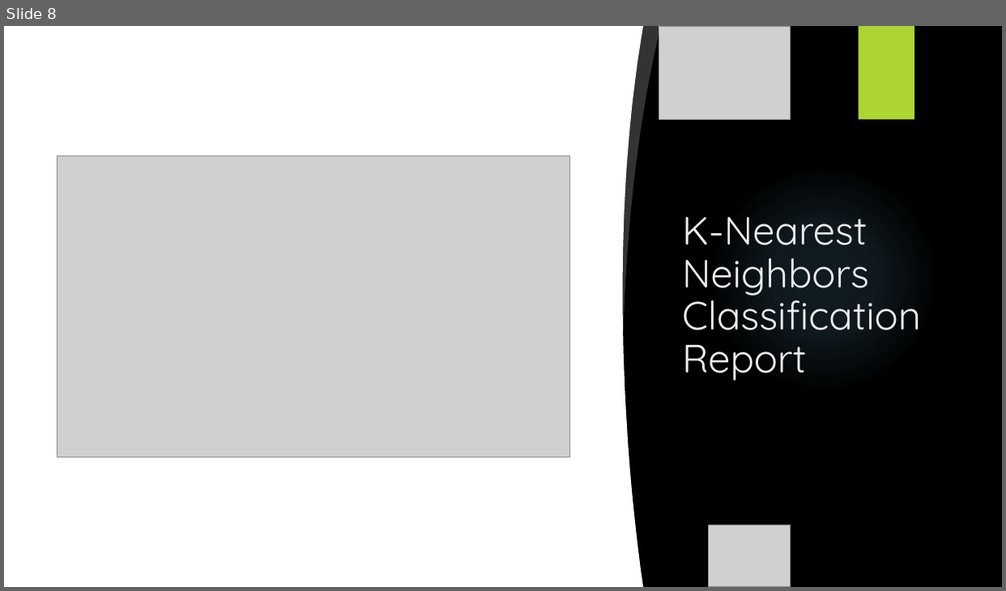
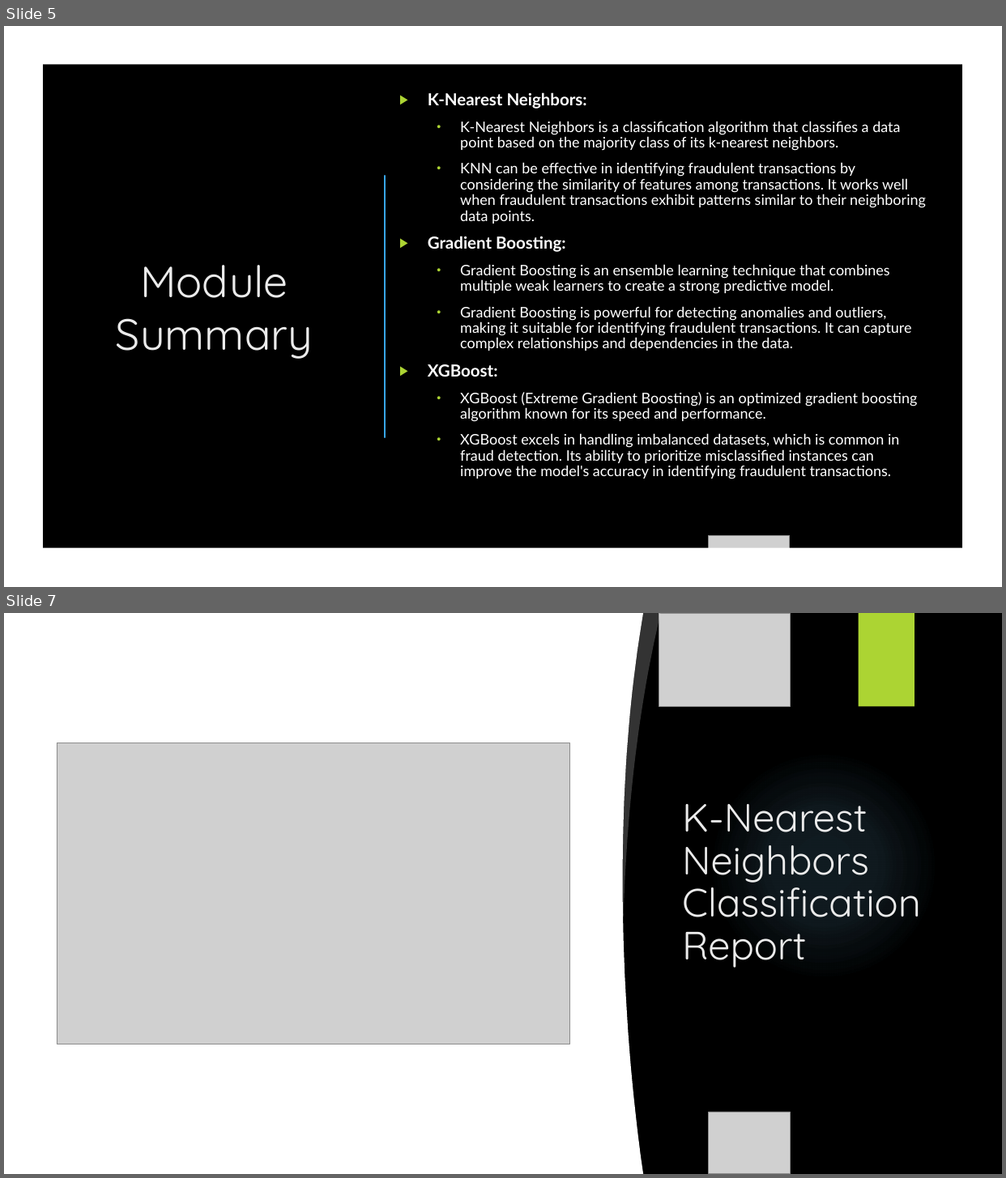
Before and after one commit to ZekeH43/Project-2, a slide deck: Presentation.pptx. Shown one above the other, each under a label of ours: slide 8 before the commit, slides 5 and 7 after it; the slides between them are not shown. The pictures are 1006x591 and 1006x1178 pixels, drawn with LibreOffice and Linux fonts; fonts in the diff are those of the drawing; grey boxes stand for pictures; background and template pictures are left out. Boxes give left, top, right and bottom in pixels: in the first picture for what was removed or moved away, otherwise in the second. Text is boxed around its words. In the diff, an @@ line names an element or a change of style, - is before the commit and + after.

Commit message:
updated power point

```diff
--- a/Presentation.pptx
+++ b/Presentation.pptx
@@ slide 5 added at [4, 26, 1002, 587], background picture (left out) @@
@@ rectangle added at [4, 26, 1002, 587], fill #000000 @@
@@ freeform shape added at [4, 26, 1002, 587], fill #FFFFFF @@
@@ rectangle added at [859, 26, 914, 120], fill #ACD433 @@
@@ text added at [428, 92, 926, 480], 14 pt, text #FFFFFF @@
+▶ K-Nearest Neighbors:
+  • K-Nearest Neighbors is a classification algorithm that classifies a data point based on the majority class of its k-nearest neighbors.
+  • KNN can be effective in identifying fraudulent transactions by considering the similarity of features among transactions. It works well when fraudulent transactions exhibit patterns similar to their neighboring data points.
+▶ Gradient Boosting:
+  • Gradient Boosting is an ensemble learning technique that combines multiple weak learners to create a strong predictive model.
+  • Gradient Boosting is powerful for detecting anomalies and outliers, making it suitable for identifying fraudulent transactions. It can capture complex relationships and dependencies in the data.
+▶ XGBoost:
+  • XGBoost (Extreme Gradient Boosting) is an optimized gradient boosting algorithm known for its speed and performance.
+  • XGBoost excels in handling imbalanced datasets, which is common in fraud detection. Its ability to prioritize misclassified instances can improve the model's accuracy in identifying fraudulent transactions.
@@ line added from (385, 176) to (385, 437), #38A6E9 1.5 pt @@
@@ title added at [116, 265, 313, 359], 42 pt, text #EBEBEB @@
+Module Summary
@@ picture added at [709, 535, 790, 587] @@
@@ what was slide 8 is now slide 7 @@
```
Also in this commit, not shown: 3 slides changed, 2 other slides added, 3 slides removed.
